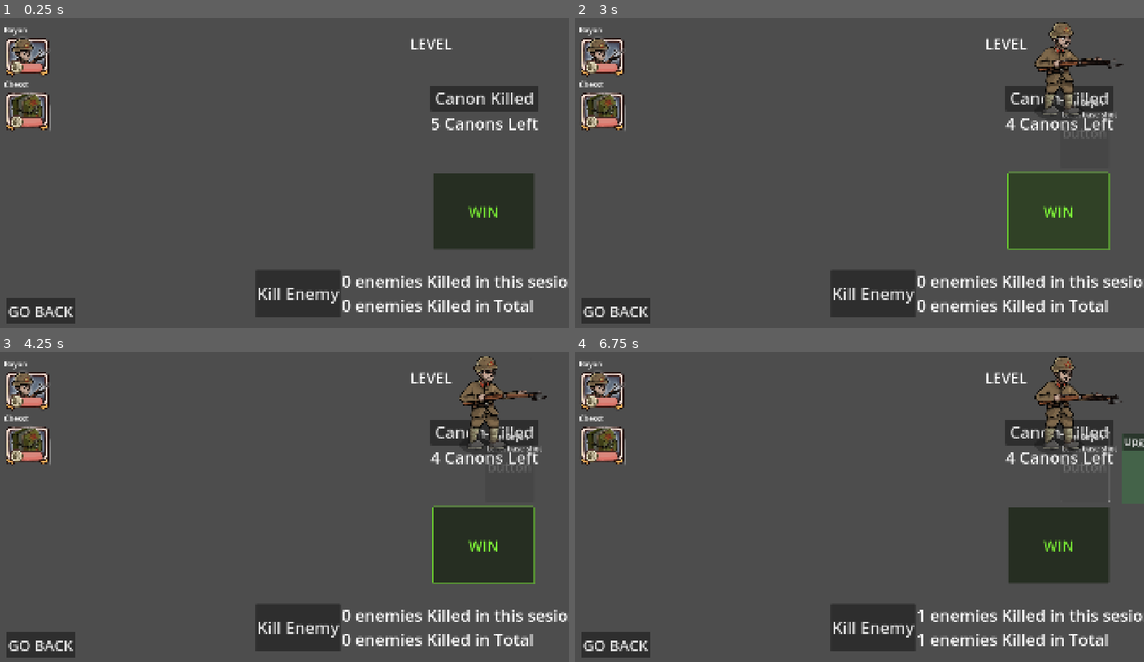
Above: before the commit, frames 1-4 (two rows, left to right).
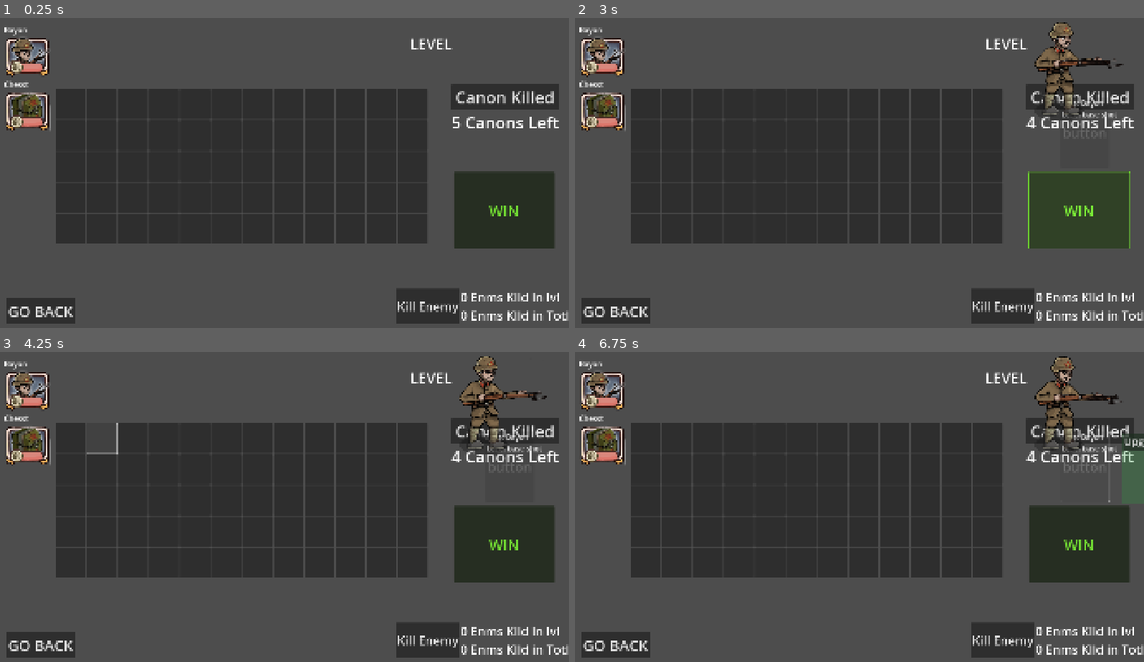
Above: after the commit, the same moments.

Repository: diablohumastudio/NvC-Data-Systems
Game: Godot game, scene res://screens/game/game.tscn
The game is run twice, just before and just after one commit, with the same random seed, the same clock (stepped at 60 frames per second) and the same inputs. This scene is started directly instead of the project's main scene. The engine's default icon, where the game draws it, is replaced by a stand-in: a white triangle on a blue panel in a dark square.
Inputs (mouse positions are in pixels of both pictures, inside the frame that each line leads up to):
- Up to frame 1 (0.25 s): no input
- Up to frame 2 (3 s): click (643, 104) at 0.52 s; click (603, 58) at 1.27 s; click (1058, 98) at 2 s, where only the run before the commit has a clickable "Canon Killed"; click (1058, 210) at 2.75 s, where only the run before the commit has a clickable "WIN"
- Up to frame 3 (4.25 s): click (102, 438) at 3.52 s
- Up to frame 4 (6.75 s): click (870, 627) at 4.25 s, where only the run before the commit has a clickable "Kill Enemy"; click (705, 438) at 5.02 s; click (740, 438) at 5.77 s; click (1087, 466) at 6.5 s, where only the run before the commit has a clickable "button"

The runs differ from the first frame. In frame 1, 39% of the frame differs, in the area x 9-100%, y 21-99%; in frame 2, 39%; in frame 3, 38%; in frame 4, 38%.
Error in both runs: Invalid access to property or key 'id' on a base object of type 'Nil'. (res://screens/game/game.gd:40)

Commit message:
some advance in terrain grdi

Diff:
--- a/screens/game/game.gd
+++ b/screens/game/game.gd
@@ -31,10 +31,10 @@
 	selected_ally = ally
 
 func _update_kill_enemy_tot_label():
-	%KillEnemyTotalLbl.text = str(UDS.get_property(UDS.PROPERTIES.ENEMIES_KILLED)) + " enemies Killed in Total"
+	%KillEnemyTotalLbl.text = str(UDS.get_property(UDS.PROPERTIES.ENEMIES_KILLED)) + " Enms Klld in Totl"
 
 func _update_kill_enemy_label():
-	%KillEnemyLbl.text = str(enemies_killed) + " enemies Killed in this sesion"
+	%KillEnemyLbl.text = str(enemies_killed) + " Enms Klld in lvl"
 
 func _on_win_btn_pressed() -> void:
 	ACS.set_action(Action.new(Action.TYPES.LV_COMPLTD_ALL_CANONS, Action.PayLvlComplAllCanons.new(level.id, canons_alive)))
--- a/screens/game/game.tscn
+++ b/screens/game/game.tscn
@@ -1,7 +1,8 @@
-[gd_scene load_steps=3 format=3 uid="uid://c2b4jldseu5vs"]
+[gd_scene load_steps=4 format=3 uid="uid://c2b4jldseu5vs"]
 
 [ext_resource type="Script" uid="uid://bvalrtinik0vd" path="res://screens/game/game.gd" id="1_eyx8b"]
 [ext_resource type="PackedScene" uid="uid://b4nna6eulgfw" path="res://screens/game/allies_selector/allies_selector.tscn" id="2_khowf"]
+[ext_resource type="PackedScene" uid="uid://cch6b4h5wk2jy" path="res://screens/game/terrain_grid/terrain_grid.tscn" id="3_yflor"]
 
 [node name="Game" type="Control"]
 layout_mode = 3
@@ -30,12 +31,22 @@
 offset_right = 156.0
 offset_bottom = 198.0
 
+[node name="TerrainGrid" parent="." instance=ExtResource("3_yflor")]
+unique_name_in_owner = true
+layout_mode = 0
+offset_left = 201.0
+offset_top = 248.0
+offset_right = 1445.0
+offset_bottom = 764.0
+columms = 12
+rows = 5
+
 [node name="CanonHUD" type="VBoxContainer" parent="."]
 layout_mode = 0
-offset_left = 1456.0
-offset_top = 234.0
-offset_right = 1815.0
-offset_bottom = 398.0
+offset_left = 1525.0
+offset_top = 231.0
+offset_right = 1884.0
+offset_bottom = 395.0
 
 [node name="CanonKilledBtn" type="Button" parent="CanonHUD"]
 layout_mode = 2
@@ -51,19 +62,20 @@
 [node name="WinBtn" type="Button" parent="."]
 modulate = Color(0.517647, 1, 0.227451, 1)
 layout_mode = 0
-offset_left = 1464.0
-offset_top = 528.0
-offset_right = 1802.0
-offset_bottom = 784.0
+offset_left = 1533.0
+offset_top = 525.0
+offset_right = 1871.0
+offset_bottom = 781.0
 theme_override_font_sizes/font_size = 50
 text = "WIN"
 
 [node name="KilledEnemiesHUD" type="HBoxContainer" parent="."]
 layout_mode = 0
-offset_left = 870.0
-offset_top = 853.0
-offset_right = 1805.0
-offset_bottom = 1009.0
+offset_left = 1340.0
+offset_top = 916.0
+offset_right = 2083.0
+offset_bottom = 1072.0
+scale = Vector2(0.75, 0.75)
 
 [node name="KillEnemyBtn" type="Button" parent="KilledEnemiesHUD"]
 layout_mode = 2
@@ -77,13 +89,13 @@
 unique_name_in_owner = true
 layout_mode = 2
 theme_override_font_sizes/font_size = 55
-text = "0 enemies Killed in Level"
+text = "0 Enms Klld Levl"
 
 [node name="KillEnemyTotalLbl" type="Label" parent="KilledEnemiesHUD/VBoxContainer"]
 unique_name_in_owner = true
 layout_mode = 2
 theme_override_font_sizes/font_size = 55
-text = "0 enemies Killed in Total"
+text = "0 Enms Klld Total"
 
 [node name="GoBackBtn" type="Button" parent="."]
 layout_mode = 0
--- /dev/null
+++ b/screens/game/terrain_grid/cell/cell.gd
@@ -0,0 +1 @@
+class_name Cell extends Button
--- /dev/null
+++ b/screens/game/terrain_grid/cell/cell.tscn
@@ -0,0 +1,7 @@
+[gd_scene load_steps=2 format=3 uid="uid://bubd7o2pf31bi"]
+
+[ext_resource type="Script" uid="uid://b4mdbw0pthlqr" path="res://screens/game/terrain_grid/cell/cell.gd" id="1_xlwsx"]
+
+[node name="Cell" type="Button"]
+custom_minimum_size = Vector2(192, 180)
+script = ExtResource("1_xlwsx")
--- /dev/null
+++ b/screens/game/terrain_grid/terrain_grid.gd
@@ -0,0 +1,44 @@
+@tool
+class_name TerrainGrid extends CenterContainer
+
+@export var columms: int : set = _set_columns
+@export var rows: int : set = _set_rows
+
+@export var cell_width_px: int : set = _set_cell_width_px
+@export var cell_heigth_px: int : set = _set_cell_heigth_px
+
+var cell_pksc: PackedScene = load("res://screens/game/terrain_grid/cell/cell.tscn")
+
+func _set_columns(new_value: int):
+	columms = new_value
+	if Engine.is_editor_hint():
+		_set_visuals()
+
+func _set_rows(new_value: int):
+	rows = new_value
+	if Engine.is_editor_hint():
+		_set_visuals()
+
+func _set_cell_width_px(new_value: int):
+	cell_width_px = new_value
+	if Engine.is_editor_hint():
+		_set_visuals()
+
+func _set_cell_heigth_px(new_value: int):
+	cell_heigth_px = new_value
+	if Engine.is_editor_hint():
+		_set_visuals()
+
+func _set_visuals():
+	var cells_number = rows * columms
+	%CellsContainer.columns = columms
+	for child in %CellsContainer.get_children():
+		child.queue_free()
+	for ii in cells_number:
+		var new_cell: Cell = cell_pksc.instantiate()
+		new_cell.custom_minimum_size = Vector2(cell_width_px, cell_heigth_px)
+		new_cell.size =  Vector2(cell_width_px, cell_heigth_px)
+		%CellsContainer.add_child(new_cell)
+
+func _ready() -> void:
+	_set_visuals()
--- /dev/null
+++ b/screens/game/terrain_grid/terrain_grid.tscn
@@ -0,0 +1,19 @@
+[gd_scene load_steps=2 format=3 uid="uid://cch6b4h5wk2jy"]
+
+[ext_resource type="Script" uid="uid://doltbn16js28r" path="res://screens/game/terrain_grid/terrain_grid.gd" id="1_ppx26"]
+
+[node name="TerrainGrid" type="CenterContainer"]
+offset_left = 28.0
+offset_top = 31.0
+offset_right = 156.0
+offset_bottom = 198.0
+script = ExtResource("1_ppx26")
+columms = 3
+rows = 3
+cell_width_px = 100
+cell_heigth_px = 100
+
+[node name="CellsContainer" type="GridContainer" parent="."]
+unique_name_in_owner = true
+layout_mode = 2
+columns = 3
Not shown, added: screens/game/terrain_grid/cell/cell.gd.uid
Not shown, added: screens/game/terrain_grid/terrain_grid.gd.uid
